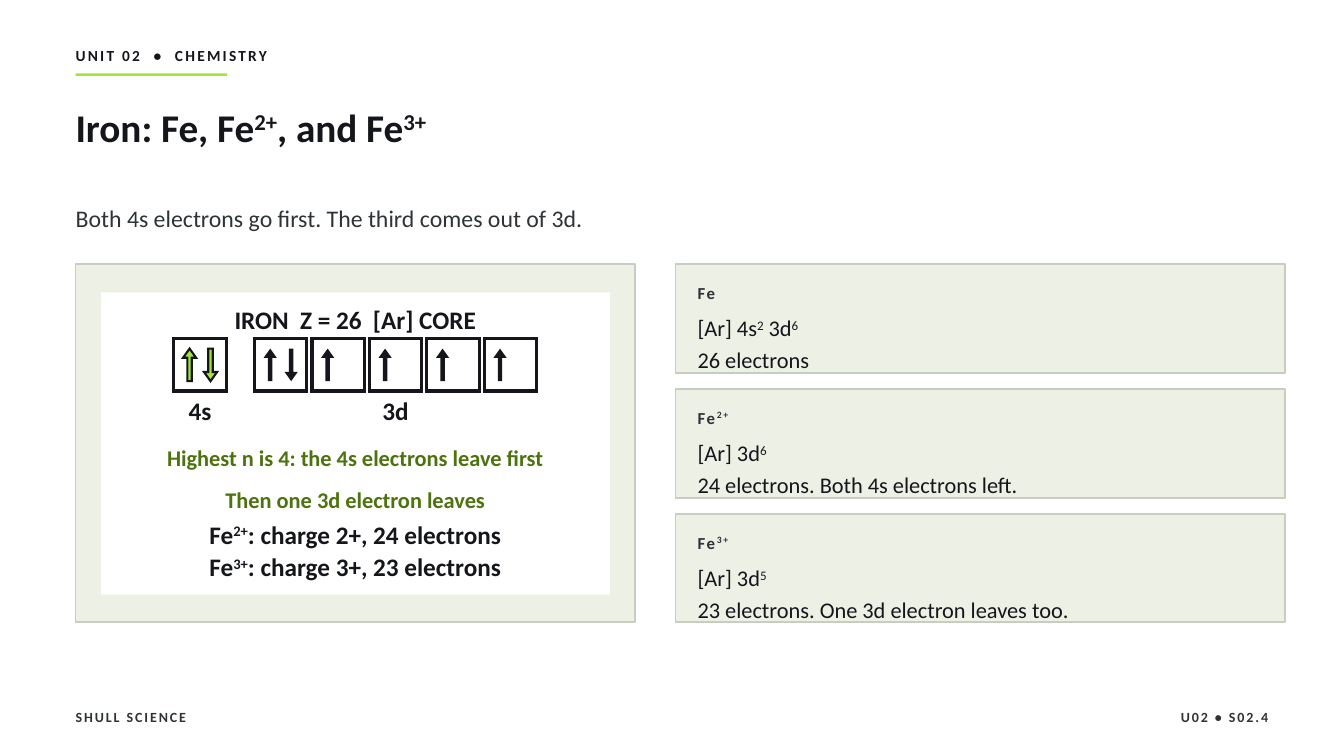
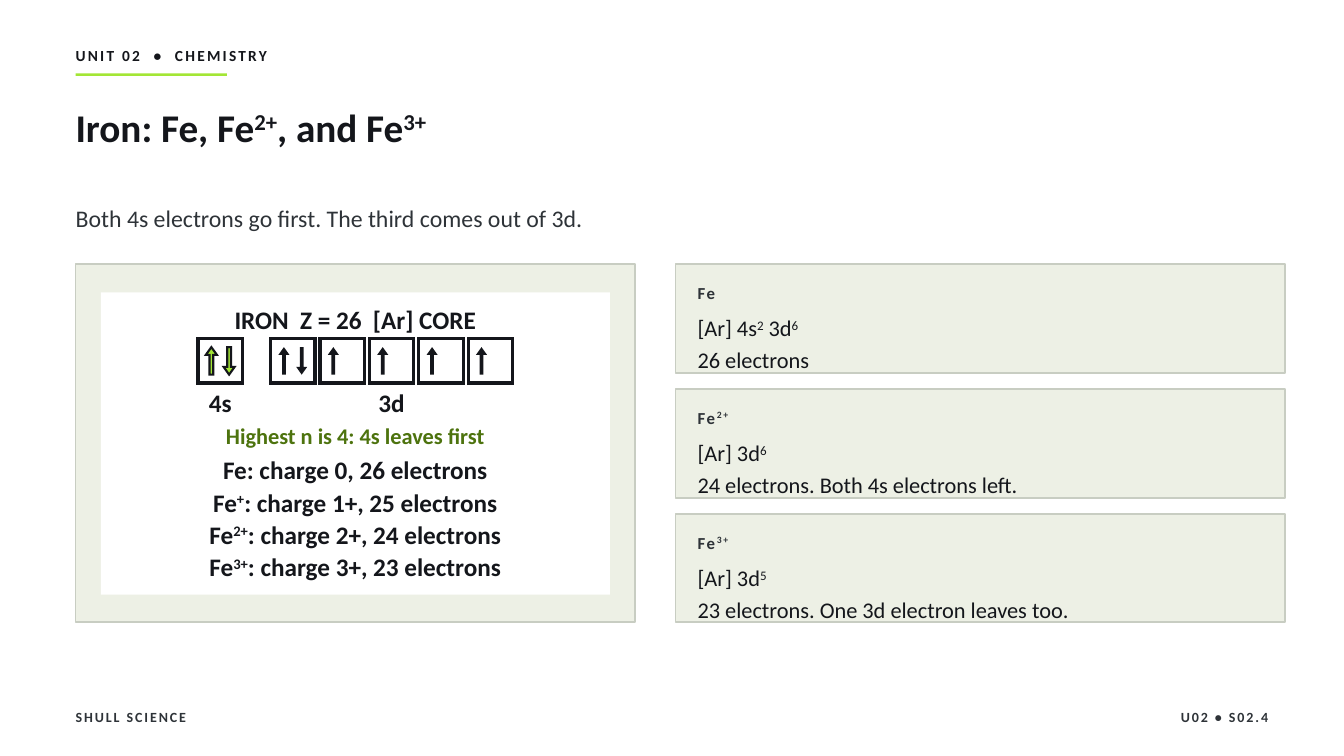
Before and after one commit to Hayabusa015/WorkWork, a slide deck: slide 14 of deliverables/chem-u02/SHULL_CHEM_Slides_U02_S02.4.pptx. Drawn at 1344x756 pixels with LibreOffice and Linux fonts; fonts in the diff are those of the drawing. Boxes give left, top, right and bottom in pixels: in the first picture for what was removed or moved away, otherwise in the second. Text is boxed around its words. In the diff, an @@ line names an element or a change of style, - is before the commit and + after.

```diff
--- a/deliverables/chem-u02/SHULL_CHEM_Slides_U02_S02.4.pptx
+++ b/deliverables/chem-u02/SHULL_CHEM_Slides_U02_S02.4.pptx
@@ rectangle: place and size @@
-rectangle at bbox=[173, 339, 226, 391]
+rectangle at bbox=[198, 339, 242, 383]
@@ up arrow: place and size @@
-up arrow at bbox=[184, 349, 197, 381]
+up arrow at bbox=[206, 347, 217, 374]
@@ up arrow: place and size @@
-up arrow at bbox=[184, 349, 197, 381]
+up arrow at bbox=[206, 347, 217, 374]
@@ down arrow: place and size @@
-down arrow at bbox=[204, 349, 217, 381]
+down arrow at bbox=[224, 347, 235, 374]
@@ down arrow: place and size @@
-down arrow at bbox=[204, 349, 217, 381]
+down arrow at bbox=[224, 347, 235, 374]
@@ rectangle: place and size @@
-rectangle at bbox=[254, 339, 307, 391]
+rectangle at bbox=[270, 339, 315, 383]
@@ up arrow: place and size @@
-up arrow at bbox=[264, 349, 277, 381]
+up arrow at bbox=[278, 347, 289, 374]
@@ down arrow: place and size @@
-down arrow at bbox=[284, 349, 297, 381]
+down arrow at bbox=[296, 347, 308, 374]
@@ rectangle: place and size @@
-rectangle at bbox=[313, 339, 365, 391]
+rectangle at bbox=[320, 339, 364, 383]
@@ up arrow: place and size @@
-up arrow at bbox=[322, 349, 335, 381]
+up arrow at bbox=[328, 347, 339, 374]
@@ rectangle: place and size @@
-rectangle at bbox=[369, 339, 421, 391]
+rectangle at bbox=[369, 339, 413, 383]
@@ up arrow: place and size @@
-up arrow at bbox=[379, 349, 392, 381]
+up arrow at bbox=[377, 347, 388, 374]
@@ rectangle: place and size @@
-rectangle at bbox=[426, 339, 479, 391]
+rectangle at bbox=[418, 339, 463, 383]
@@ up arrow: place and size @@
-up arrow at bbox=[437, 349, 450, 381]
+up arrow at bbox=[426, 347, 438, 374]
@@ rectangle: place and size @@
-rectangle at bbox=[484, 339, 536, 391]
+rectangle at bbox=[468, 339, 512, 383]
@@ up arrow: place and size @@
-up arrow at bbox=[494, 349, 507, 381]
+up arrow at bbox=[476, 347, 487, 374]
@@ text "4s": place and size @@
-text "4s" at bbox=[189, 403, 212, 420]
+text "4s" at bbox=[209, 395, 232, 412]
@@ text "3d": place and size @@
-text "3d" at bbox=[382, 402, 408, 420]
+text "3d" at bbox=[378, 394, 404, 412]
@@ text at bbox=[226, 428, 484, 448]: text changed @@
-Highest n is 4: the 4s electrons leave first
+Highest n is 4: 4s leaves first
@@ text at bbox=[223, 461, 487, 484]: text changed; size 16 to 18 pt; text colour #4D730E to #14161B @@
-Then one 3d electron leaves
+Fe: charge 0, 26 electrons
@@ text added at bbox=[213, 494, 497, 517], 18 pt, text #14161B, bold @@
+Fe+: charge 1+, 25 electrons
```
Also in this commit, not shown: 1 other slide changed, 6 other files.
